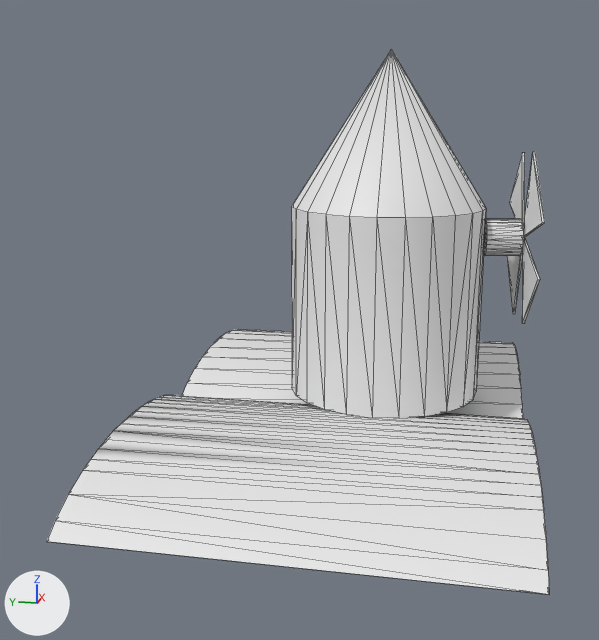
An edit to the OBJ model modelos/Moinho.obj, drawn before and after from the same camera.
Rendered twice from a 50 mm camera at (-1116.0, 144.0, 721.0) aimed at (620.0, 492.0, 287.0). Arrows for +X, +Y and +Z are at lower left; the lights stay in place. Mesh edges are drawn as thin lines. Where no turn or scale is listed for an object, it has been applied to the vertices. Vertices at the same position are counted once.

In view in the first picture: 'Moinho'.
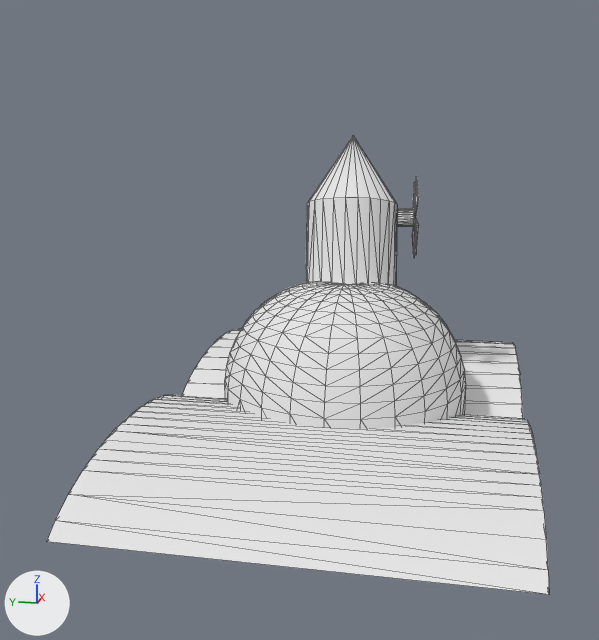
What differs and where, as boxes (x1, y1, x2, y2) in the pictures (599 x 640 px; the box of a moved part takes in the faces that stretch with it):
'Moinho', reshaped (16% shorter)
    before: (47, 49, 549, 594)
    after: (47, 136, 549, 594)
part 1 of me_moinho, moved or reshaped
    before: (484, 219, 524, 256)
    after: (397, 209, 414, 227)
part 2 of me_moinho, moved or reshaped
    before: (507, 152, 545, 323)
    after: (412, 176, 419, 258)
part 3 of me_moinho, moved or reshaped
    before: (291, 49, 486, 418)
    after: (306, 136, 397, 286)
part 4 of me_moinho, added
    after: (225, 281, 466, 429)
part 5 of me_moinho, moved or reshaped
    before: (226, 398, 523, 418)
    after: (465, 403, 523, 418)

Patch to the scene script:
```diff
--- a/modelos/Moinho.obj.py
+++ b/modelos/Moinho.obj.py
@@ mat_frontcolor @@
+mat_frontcolor = principled_material('FrontColor')
+mat_frontcolor.base_color = (0.8, 0.8, 0.8)  # white #e7e7e7
+mat_frontcolor.roughness = 1.0
@@ me_moinho @@
 # used by ob_moinho; location = (0.0, 0.0, 0.0)
-me_moinho.from_pydata(...)  # 237 vertices, 422 faces; spans x 14.0..1336.0, y -3.0..792.0, z 0.0..855.0
+me_moinho.from_pydata(...)  # 538 vertices, 1056 faces; spans x 14.0..1336.0, y 0.0..792.0, z 0.0..678.0
+# me_moinho part 1: the loose piece of 48 vertices spanning x 646.0..734.0, y 25.0..109.0, z 432.0..511.0 is multiplied about its middle by the matrix ((0.483, -0.002, 0.128), (-0.002, 0.5, 0.017), (-0.128, -0.017, 0.483)), then moved by (93.0, 212.0, 25.0), in mat_frontcolor (white #e7e7e7)
+# me_moinho part 2: the loose piece of 18 vertices spanning x 518.0..872.0, y -3.0..49.0, z 292.0..651.0 is multiplied about its middle by the matrix ((0.483, -0.002, 0.128), (-0.002, 0.5, 0.017), (-0.128, -0.017, 0.483)), then moved by (91.0, 234.0, 25.0), in mat_frontcolor (white #e7e7e7)
+# me_moinho part 3: the loose piece of 49 vertices spanning x 478.0..893.0, y 104.0..519.0, z 125.0..855.0 is multiplied about its middle by the matrix ((0.483, -0.002, 0.128), (-0.002, 0.5, 0.017), (-0.128, -0.017, 0.483)), then moved by (98.0, 90.0, 12.0), in mat_frontcolor (white #e7e7e7)
+# me_moinho part 4: a new loose piece of 313 vertices spanning x 382.0..917.0, y 127.0..662.0, z 44.0..369.0, in mat_frontcolor (white #e7e7e7)
+# me_moinho part 5
+# 12 vertices are removed from x 14.0..680.0, y 0.0, z 45.0..134.0
+# 28 faces are deleted
+# 40 new faces join them
+me_moinho.materials.append(mat_frontcolor)  # white #e7e7e7
```
